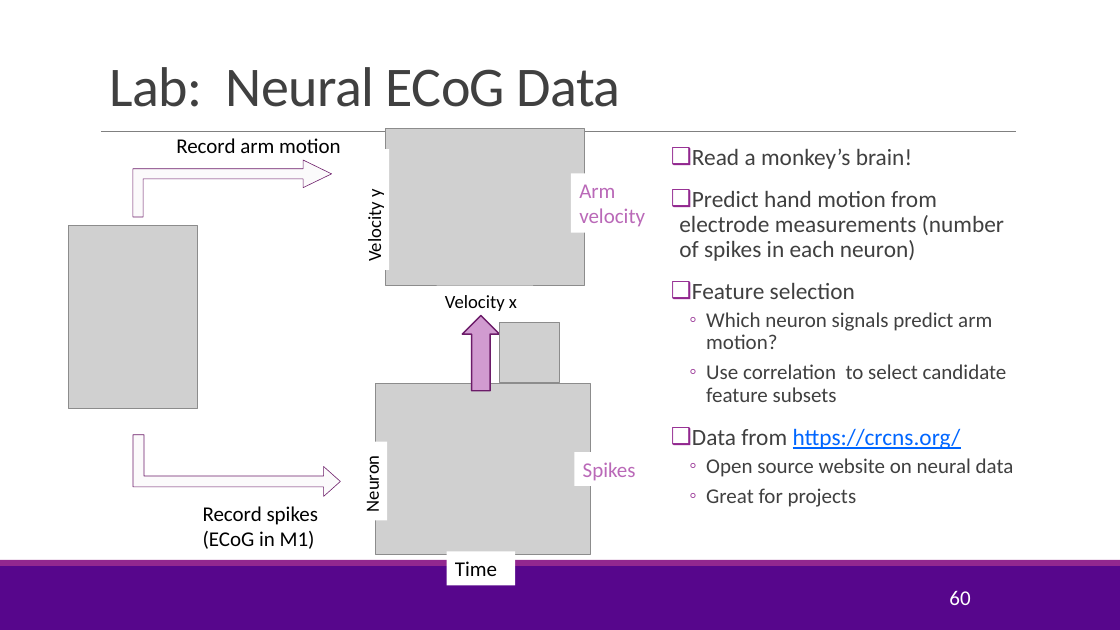
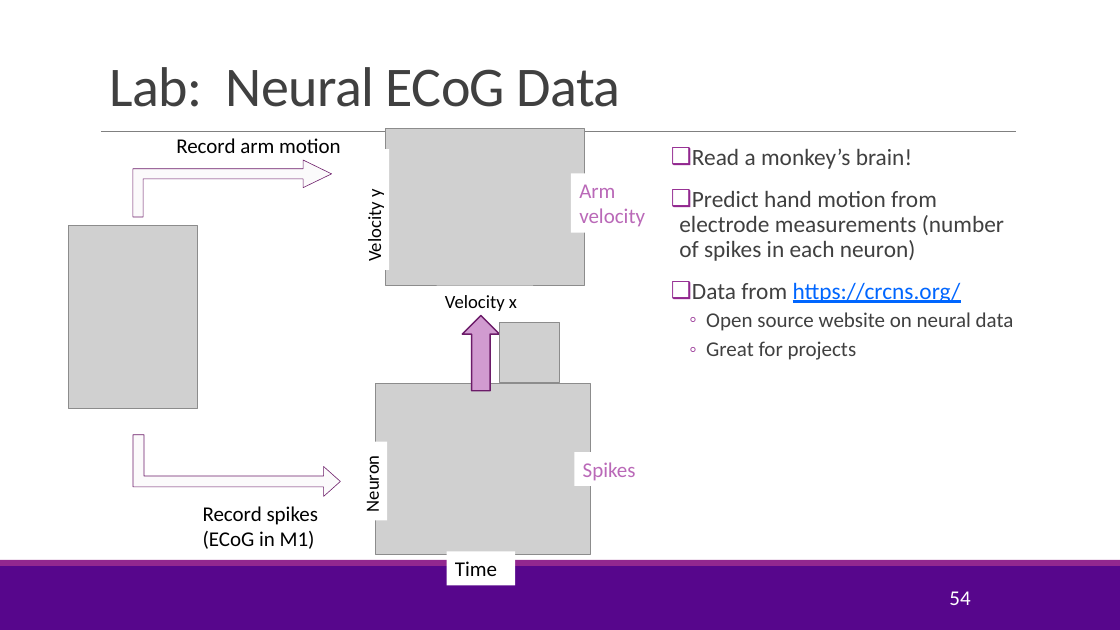
Before and after one commit to sdrangan/introml, a slide deck: slide 54 of lectures/Lect04_ModelSelection.pptx (slide 60 before the commit). Drawn at 1120x630 pixels with LibreOffice and Linux fonts; fonts in the diff are those of the drawing; grey boxes stand for pictures; background and template pictures are left out. Boxes give left, top, right and bottom in pixels: in the first picture for what was removed or moved away, otherwise in the second. Text is boxed around its words. In the diff, an @@ line names an element or a change of style, - is before the commit and + after.

Commit message:
Modified the lab for the neural data analysis

```diff
--- a/lectures/Lect04_ModelSelection.pptx
+++ b/lectures/Lect04_ModelSelection.pptx
@@ text at box(692, 283, 1007, 402): paragraphs removed @@
-❑ Feature selection
-  ◦ Which neuron signals predict arm motion?
-  ◦ Use correlation to select candidate feature subsets
@@ page number at box(949, 591, 970, 605): text changed @@
-60
+54
```
Also in this commit, not shown: 4 other slides changed, 1 slide added, 6 slides removed, 3 other files.
